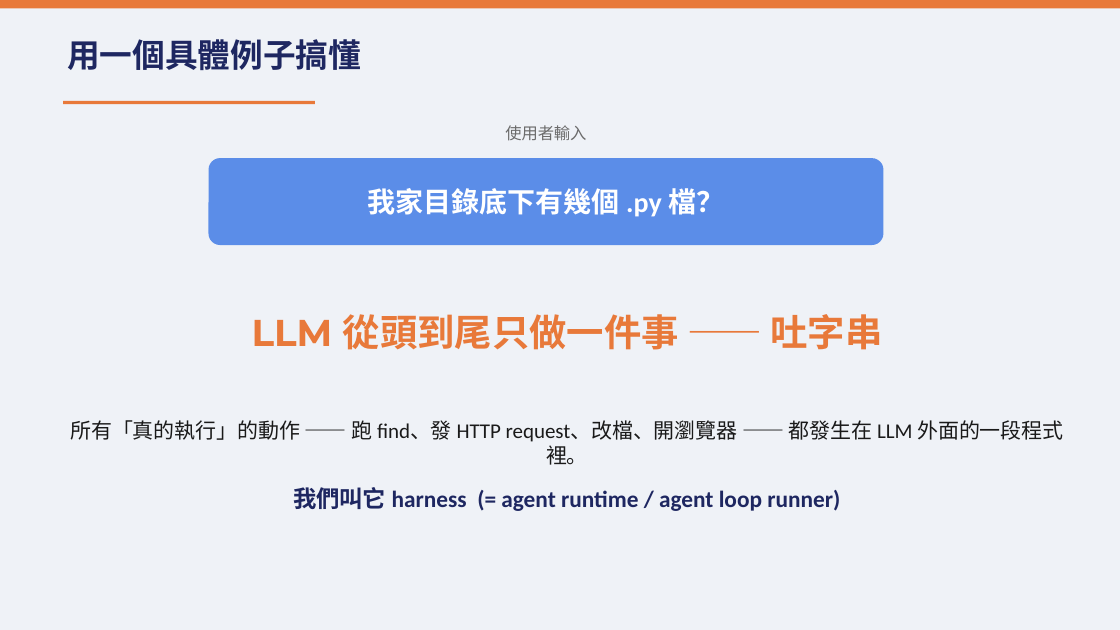
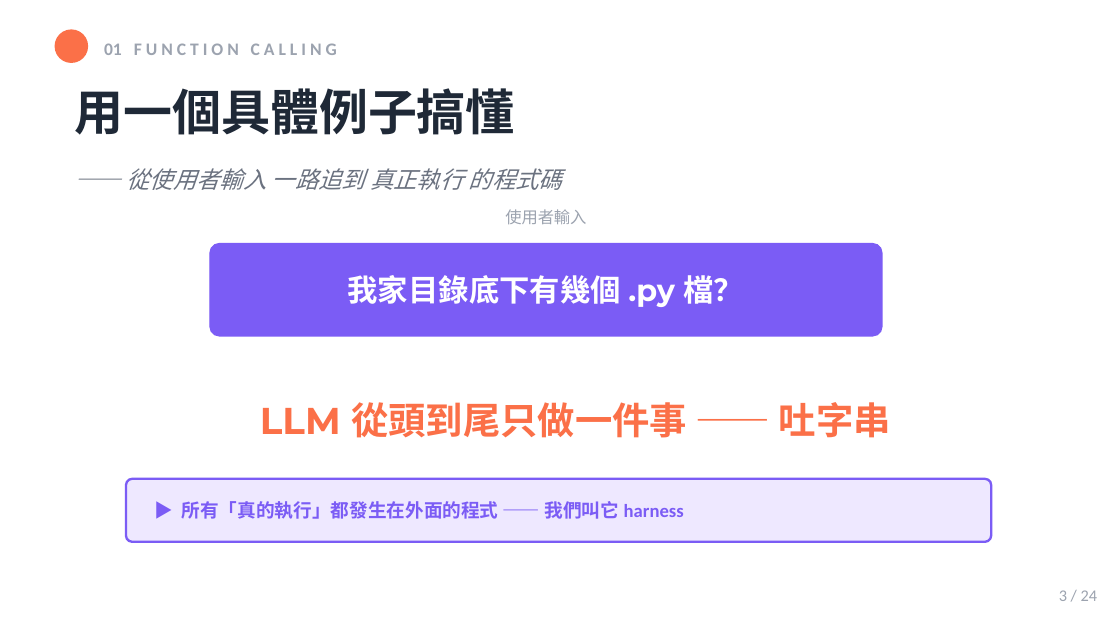
Before and after one commit to mjib007/nchu-mcp-workshop-2026, a slide deck: slide 3 of 02-how-mcp-works.pptx (slide 4 before the commit). Drawn at 1120x630 pixels with LibreOffice and Linux fonts; fonts in the diff are those of the drawing. Boxes give left, top, right and bottom in pixels: in the first picture for what was removed or moved away, otherwise in the second. Text is boxed around its words. In the diff, an @@ line names an element or a change of style, - is before the commit and + after.

```diff
--- a/02-how-mcp-works.pptx
+++ b/02-how-mcp-works.pptx
@@ rectangle at (x1=0, y1=0, x2=1120, y2=629): fill #EFF2F7 to #FFFFFF; shadow on @@
@@ rectangle removed at (x1=0, y1=0, x2=1120, y2=8) @@
@@ ellipse added at (x1=55, y1=29, x2=88, y2=63), fill #FB7048 @@
@@ text added at (x1=104, y1=43, x2=337, y2=55), 11.2 pt, text #9CA3AF, bold @@
+01 F U N C T I O N C A L L I N G
@@ text "用一個具體例子搞懂" moved from (x1=67, y1=39, x2=361, y2=70) to (x1=75, y1=88, x2=515, y2=135) @@
@@ text "用一個具體例子搞懂" at (x1=75, y1=88, x2=515, y2=135): size 21 to 31.5 pt, text colour #1E2761 to #1F2937 @@
@@ rectangle removed at (x1=63, y1=101, x2=315, y2=104) @@
@@ text added at (x1=127, y1=168, x2=562, y2=190), 15 pt, text #6B7280, italic @@
+—— 從使用者輸入 一路追到 真正執行 的程式碼
@@ text "使用者輸入" moved from (x1=505, y1=125, x2=586, y2=141) to (x1=505, y1=209, x2=586, y2=224) @@
@@ text "使用者輸入" at (x1=505, y1=209, x2=586, y2=224): text colour #6B6B6B to #9CA3AF @@
@@ text "我家目錄底下有幾個 .py 檔？" moved from (x1=368, y1=188, x2=724, y2=217) to (x1=348, y1=275, x2=745, y2=307) @@
@@ text "我家目錄底下有幾個 .py 檔？" at (x1=348, y1=275, x2=745, y2=307): size 18 to 19.5 pt, font Calibri to Montserrat @@
@@ rounded rectangle resized from (x1=211, y1=159, x2=883, y2=243) to (x1=211, y1=243, x2=883, y2=335) @@
@@ rounded rectangle at (x1=211, y1=243, x2=883, y2=335): fill #5B8DE8 to #7B5CF5; outline #5B8DE8 1.87 pt to #7B5CF5 0.75 pt; proportions changed @@
@@ text "LLM 從頭到尾只做一件事 —— 吐字串" moved from (x1=252, y1=314, x2=882, y2=350) to (x1=260, y1=402, x2=891, y2=438) @@
@@ text "LLM 從頭到尾只做一件事 —— 吐字串" at (x1=260, y1=402, x2=891, y2=438): text colour #E8793A to #FB7048 @@
@@ rounded rectangle added at (x1=125, y1=479, x2=990, y2=542), fill #EEE8FF, outline #7B5CF5 1.5 pt @@
@@ text "▶ 所有「真的執行」都發生在外面的程式 —— 我們叫它 harness" at (x1=182, y1=501, x2=684, y2=519): vertical alignment top to middle @@
@@ text at (x1=182, y1=501, x2=684, y2=519): text changed; size 13.5 to 12 pt; text colour #1A1A1A to #7B5CF5; bold on @@
-所有「真的執行」的動作 —— 跑 find、發 HTTP request、改檔、開瀏覽器 —— 都發生在 LLM 外面的一段程式裡。
-我們叫它 harness (= agent runtime / agent loop runner)
+▶ 所有「真的執行」都發生在外面的程式 —— 我們叫它 harness
@@ text added at (x1=1059, y1=590, x2=1097, y2=601), 10.5 pt, text #9CA3AF @@
+3 / 24
```
Also in this commit, not shown: 20 other slides changed, 1 slide added, 9 slides removed, 21 other files.
